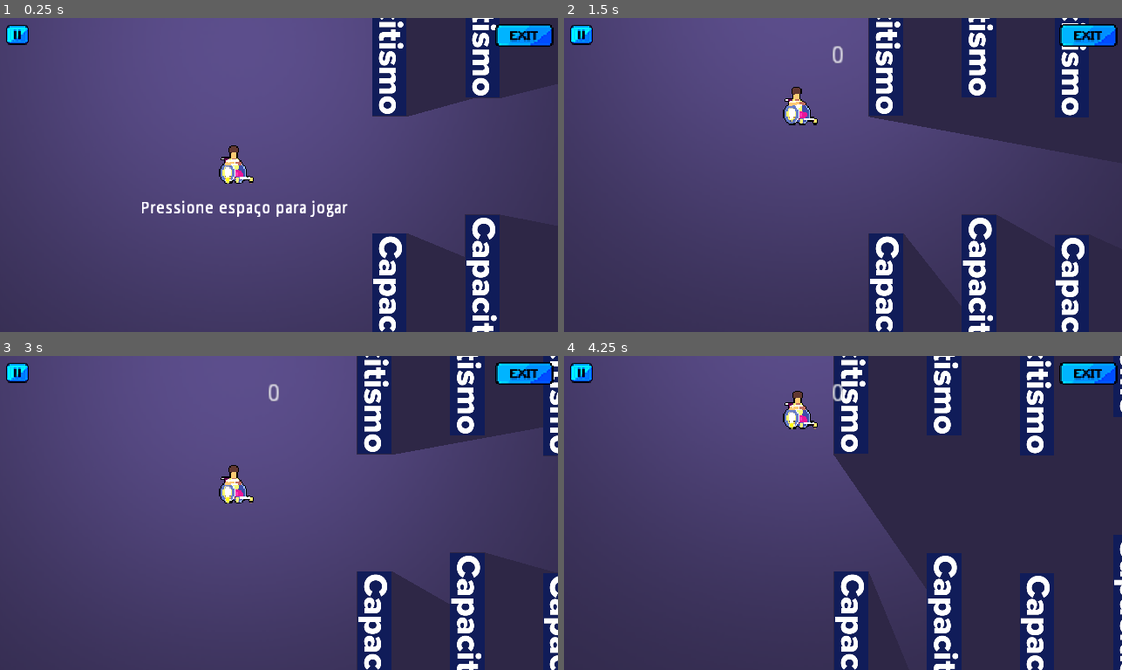
Above: before the commit, frames 1-4 (two rows, left to right).
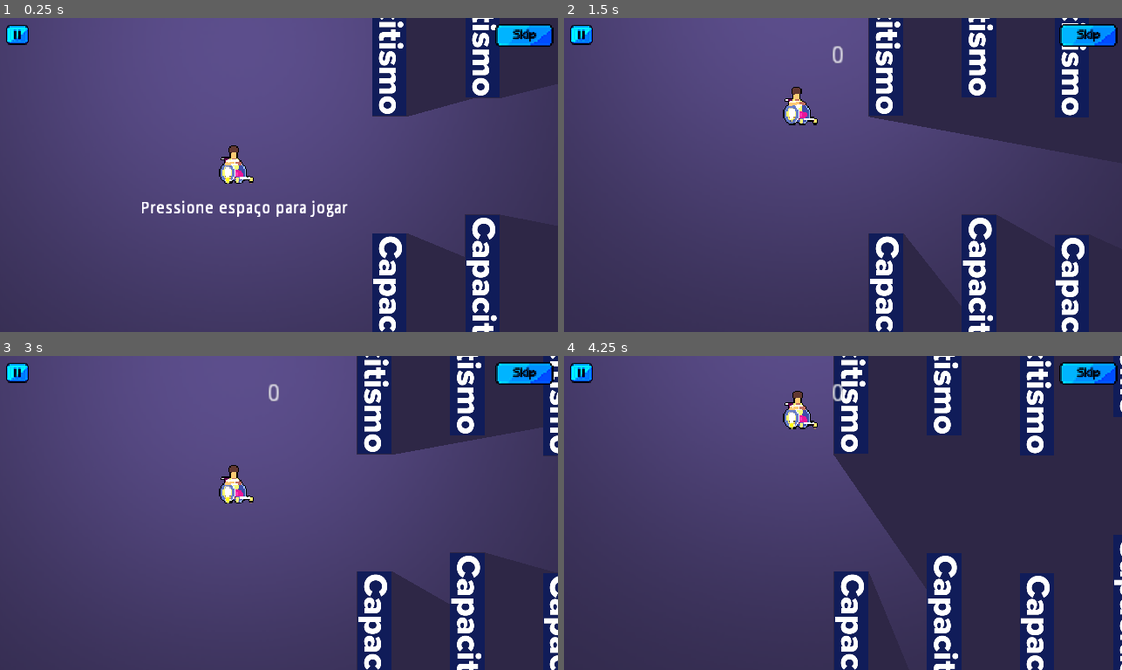
Above: after the commit, the same moments.

Repository: 2022M1T1-Inteli/Memories
Game: Godot game, scene res://Scenes/Level/Cadeirante/Task/PCD-World.tscn
The game is run twice, just before and just after one commit, with the same random seed, the same clock (stepped at 60 frames per second) and the same inputs. This scene is started directly instead of the project's main scene. Sound files missing from this copy of the repository are replaced by a short silence.
Inputs (mouse positions are in pixels of both pictures, inside the frame that each line leads up to):
- Up to frame 1 (0.25 s): no input
- Up to frame 2 (1.5 s): tap Space (FLAP) at 0.5, 0.77, 1.07 s; move the mouse to (965, 159) at 0.52 s; hold Enter (ui_accept) 0.53-1.28 s; hold Right (ui_right) from 0.53 s (still down); move the mouse to (731, 190) at 1.27 s; tap Enter (ui_accept) at 1.35 s
- Up to frame 3 (3 s): tap Space (FLAP) at 1.52, 1.82, 2.75 s; move the mouse to (334, 443) at 2.02 s; release Right (ui_right) at 2.03 s; hold Left (ui_left) 2.03-2.78 s; hold Enter (ui_accept) 2.03-2.78 s; move the mouse to (251, 575) at 2.77 s; hold Right (ui_right) from 2.78 s (still down); tap Enter (ui_accept) at 2.85 s
- Up to frame 4 (4.25 s): keep holding Right (ui_right); tap Space (FLAP) at 3.02, 3.32, 3.77, 4.07 s; move the mouse to (1010, 560) at 3.52 s; hold Enter (ui_accept) from 3.53 s (still down)

The runs differ from the first frame. In frame 1, 0.1% of the frame differs, in the area x 88-100%, y 2-9%; in frame 2, 0.1%; in frame 3, 0.1%; in frame 4, 0.1%.

Commit message:
Jogo Finalizado

Diff:
--- a/src/Memories/Scenes/Buttons/PCDExit.gd
+++ /dev/null
@@ -1,58 +0,0 @@
-extends Button
-export var reference_path = ""
-export(bool) var start_focused = false
-
-#instancia o player do audio click
-onready var audioClick = $Click
-
-#instancia o player do audio click
-onready var audioHover = $Hover
-
-func _ready():
-
-
-#verifica se inciou selecionado
-	if(start_focused):
-		grab_focus()
-
-#conecta o sinal da ação a função
-	connect("mouse_entered",self,"_on_Button_mouse_entered")
-
-#conecta o sinal da ação a função
-	connect("pressed",self,"_on_Button_Pressed")
-
-
-func _on_Button_mouse_entered():
-
-	# função ao passar o mouse em cima setando o design
-	grab_focus()
-
-	#toca o som
-	audioHover.play()
-
-func _on_Button_Pressed():
-
-	# função ao passar o click
-	#verifica se o caminho da cena não esta vazio
-	if(reference_path != ""):
-
-		#se não tiver toca o som de clicado
-		audioClick.play()
-
-		#faz com que o som seja tocado até o seu final
-		yield(audioClick, "finished")
-
-		#troca a cena
-		get_tree().change_scene(reference_path)
-
-	#se estiver vazio o caminho
-	else:
-
-		#toca o som de clicado
-		audioClick.play()
-
-		#faz com que o som seja tocado até o seu final
-		yield(audioClick, "finished")
-
-		#troca a cena
-		get_tree().quit()
--- a/src/Memories/Scenes/Dialogue/Dialogue.gd
+++ b/src/Memories/Scenes/Dialogue/Dialogue.gd
@@ -56,6 +56,7 @@
 func nextPhrase()->void:
 	if Global.posicao_dialogo >= len(dialog[index]["text"]):
 		Global.dialogoAtivo = true
+		Global.posicao_dialogo = 0
 		queue_free()
 	else:
 		finished = false
@@ -89,7 +90,6 @@
 	$No.hide()
 	nextPhrase()
 
-
 func verifcaDiaolog():
 	if Global.dialogo == "cadeirante":
 		index = 0
--- a/src/Memories/Scenes/Dialogue/Enter_Layer.gd
+++ b/src/Memories/Scenes/Dialogue/Enter_Layer.gd
@@ -15,7 +15,6 @@
 
 func _unhandled_input(event):
 	if event.is_action_pressed("ui_accept") and $"../Enter_Layer".visible == true:
-		print(Global.dialogoAtivo)
 		if Global.dialogoAtivo == true:
 			cena = load("res://Scenes/Dialogue/Dialogue.tscn").instance()
 			add_child(cena)
--- a/src/Memories/Scenes/Level/Cadeirante/Congrats.gd
+++ /dev/null
@@ -1,34 +0,0 @@
-extends Node2D
-
-var pagina=0
-
-#texto da pergunta
-var texto=["Assim como você experimentou agora, eu passei ao longo da minha vida por muitos obstáculos...", "Se algum dia fui uma pessoa comum, por mais de 50 anos eu deixei de ser.","Mas eu segui sendo a mesma pessoa, com toda uma história pessoal, sonhos, desejos, conquistas, amores...","E não, não sou especial e nem nada do tipo.", "Assim como eu, outros pessoas com deficiência são iguais a qualquer outra pessoa que você vê por aí.", "Pessoas com histórias pessoais, sonhos, desejos, conquistas, amores...", "Tenho a sorte de ter sido uma pessoa que conquistou influência mundial, e isso permitiu que eu desse mais visibilidade para outros que vivem uma vida de obstáculos como a que eu vivi. ", "Mas isso não significa que o esforço acabou... ", "A luta contra o preconceito e obstáculos tem que acompanhar um esforço ativo, e todos tem que fazer a parte.", "Principalmente aqueles que tem condições de fazer mais por nós!", "Conto com você!"]
-
-var controle = texto.size() - 1
-
-#poem o dialogo inicial na tela
-func _ready():
-	$DialogoFinal.set_bbcode(texto[0])
-
-# vai para a próxima frase
-func vira_pagina():
-
-	#verifica se atingiu a ultima posição do array
-	if(pagina == controle):
-		get_tree().change_scene("res://Scenes/World/World.tscn")
-
-	#troca passando para a proxima fala do array texto
-	if pagina +1< texto.size():
-		pagina +=1
-		$DialogoFinal.set_bbcode(texto[pagina])
-
-#volta para a última frase
-func volta_pagina():
-
-	#troca voltando a antiga fala do array texto (se for a primeira posição, não troca)
-	if pagina != 0:
-		pagina -=1
-		$DialogoFinal.set_bbcode(texto[pagina])
-	if (pagina == 0):
-		get_tree().change_scene("res://Scenes/World/World.tscn")
--- a/src/Memories/Scenes/Level/Cadeirante/Congrats.tscn
+++ /dev/null
@@ -1,112 +0,0 @@
-[gd_scene load_steps=12 format=2]
-
-[ext_resource path="res://Assets/Level/Cadeirante/City/road.png" type="Texture" id=1]
-[ext_resource path="res://Assets/Player/Player.png" type="Texture" id=2]
-[ext_resource path="res://Scenes/Level/Cadeirante/DialogoFinal.gd" type="Script" id=3]
-[ext_resource path="res://Assets/Level/Cadeirante/City/sky.png" type="Texture" id=4]
-[ext_resource path="res://Scenes/Characters/Cadeirante/Cadeirante.tscn" type="PackedScene" id=5]
-[ext_resource path="res://Scenes/Buttons/Previous.tscn" type="PackedScene" id=6]
-[ext_resource path="res://Scenes/Buttons/Next.tscn" type="PackedScene" id=7]
-[ext_resource path="res://Scenes/Buildings/Casa-de-palha.tscn" type="PackedScene" id=8]
-[ext_resource path="res://Scenes/Level/Cadeirante/Congrats.gd" type="Script" id=9]
-
-[sub_resource type="Animation" id=1]
-resource_name = "Idle"
-length = 0.2
-loop = true
-tracks/0/type = "value"
-tracks/0/path = NodePath("Player:frame")
-tracks/0/interp = 1
-tracks/0/loop_wrap = true
-tracks/0/imported = false
-tracks/0/enabled = true
-tracks/0/keys = {
-"times": PoolRealArray( 0, 0.1 ),
-"transitions": PoolRealArray( 1, 1 ),
-"update": 1,
-"values": [ 0, 1 ]
-}
-
-[sub_resource type="Animation" id=2]
-length = 0.001
-tracks/0/type = "value"
-tracks/0/path = NodePath("Player:frame")
-tracks/0/interp = 1
-tracks/0/loop_wrap = true
-tracks/0/imported = false
-tracks/0/enabled = true
-tracks/0/keys = {
-"times": PoolRealArray( 0 ),
-"transitions": PoolRealArray( 1 ),
-"update": 0,
-"values": [ 0 ]
-}
-
-[node name="Congrats" type="Node2D"]
-script = ExtResource( 9 )
-
-[node name="LineEdit" type="RichTextLabel" parent="."]
-margin_right = 320.0
-margin_bottom = 176.0
-custom_colors/default_color = Color( 0, 0, 0, 1 )
-__meta__ = {
-"_edit_use_anchors_": false,
-"_editor_description_": "Parabéns!g"
-}
-
-[node name="Sky" type="Sprite" parent="."]
-position = Vector2( 161.778, 90.5002 )
-scale = Vector2( 0.167593, 0.167593 )
-texture = ExtResource( 4 )
-
-[node name="Road" type="Sprite" parent="."]
-position = Vector2( 160.889, 91.0002 )
-scale = Vector2( 0.167593, 0.167593 )
-texture = ExtResource( 1 )
-
-[node name="Cabana" parent="." instance=ExtResource( 8 )]
-position = Vector2( 158.889, 135 )
-
-[node name="Cadeirante" parent="." instance=ExtResource( 5 )]
-position = Vector2( 164.889, 150 )
-
-[node name="KinematicBody2D" type="KinematicBody2D" parent="."]
-position = Vector2( 209.389, 131.395 )
-scale = Vector2( 0.0223414, 0.0216438 )
-
-[node name="Player" type="Sprite" parent="KinematicBody2D"]
-position = Vector2( 559.5, 1229.22 )
-texture = ExtResource( 2 )
-hframes = 8
-
-[node name="AnimationPlayer" type="AnimationPlayer" parent="KinematicBody2D"]
-autoplay = "Idle"
-playback_speed = 0.6
-anims/Idle = SubResource( 1 )
-anims/RESET = SubResource( 2 )
-
-[node name="Next" parent="." instance=ExtResource( 7 )]
-margin_left = 252.889
-margin_top = 86.0002
-margin_right = 303.889
-margin_bottom = 106.0
-script = null
-
-[node name="Previous" parent="." instance=ExtResource( 6 )]
-margin_left = 14.8893
-margin_top = 85.0002
-margin_right = 64.8893
-margin_bottom = 105.0
-script = null
-
-[node name="DialogoFinal" type="RichTextLabel" parent="."]
-margin_left = 17.0
-margin_top = 8.0
-margin_right = 313.0
-margin_bottom = 83.0
-custom_colors/default_color = Color( 0.980392, 0.980392, 0.980392, 1 )
-custom_colors/font_color_shadow = Color( 0, 0, 0, 1 )
-script = ExtResource( 3 )
-__meta__ = {
-"_edit_use_anchors_": false
-}
--- a/src/Memories/Scenes/Level/Cadeirante/DialogoFinal.gd
+++ /dev/null
@@ -1,19 +0,0 @@
-extends RichTextLabel
-
-
-var filhos = self.get_parent()
-
-onready var btn1 = $"../Previous"
-onready var btn2 = $"../Next"
-
-func _ready():
-	btn1.connect("pressed", self, "_on_Previous_pressed")
-	btn2.connect("pressed", self, "_on_Next_pressed")
-
-#volta a pagina ao apertar o botão[
-func _on_Previous_pressed():
-	self.get_parent().volta_pagina()
-
-#vira a pagina ao apertar o botão
-func _on_Next_pressed():
-	self.get_parent().vira_pagina()
--- a/src/Memories/Scenes/Level/Cadeirante/Task/PCD-World.tscn
+++ b/src/Memories/Scenes/Level/Cadeirante/Task/PCD-World.tscn
@@ -23,6 +23,7 @@
 [ext_resource path="res://Assets/Memorie/Memorie_5.png" type="Texture" id=21]
 [ext_resource path="res://Assets/Memorie/Memorie_0.png" type="Texture" id=22]
 [ext_resource path="res://Scenes/Pause/Pause_Fase_Layer.tscn" type="PackedScene" id=23]
+[ext_resource path="res://Assets/Buttons/Skip.png" type="Texture" id=24]
 
 [sub_resource type="SpriteFrames" id=4]
 animations = [ {
@@ -180,6 +181,7 @@
 margin_right = 316.0
 margin_bottom = -14.0
 custom_styles/normal = SubResource( 1 )
+icon = ExtResource( 24 )
 script = null
 
 [node name="Pause_Button" parent="." instance=ExtResource( 7 )]
@@ -202,7 +204,7 @@
 [node name="AnimatedSprite" type="AnimatedSprite" parent="memoria"]
 scale = Vector2( 0.033, 0.031 )
 frames = SubResource( 5 )
-frame = 9
+frame = 1
 playing = true
 
 [node name="CollisionShape2D" type="CollisionShape2D" parent="memoria"]
@@ -219,7 +221,7 @@
 position = Vector2( 0.222656, -0.258057 )
 scale = Vector2( 0.033, 0.031 )
 frames = SubResource( 7 )
-frame = 7
+frame = 9
 playing = true
 
 [node name="CollisionShape2D2" type="CollisionShape2D" parent="memoria2"]
@@ -237,7 +239,7 @@
 position = Vector2( 0.222656, -0.258057 )
 scale = Vector2( 0.033, 0.031 )
 frames = SubResource( 7 )
-frame = 6
+frame = 8
 playing = true
 
 [node name="CollisionShape2D2" type="CollisionShape2D" parent="memoria3"]
--- a/src/Memories/Scenes/Level/Cadeirante/Task/Player.gd
+++ b/src/Memories/Scenes/Level/Cadeirante/Task/Player.gd
@@ -11,9 +11,7 @@
 var paused = true
 var keyPressed = false
 
-onready var GameOverNode = get_parent().get_parent().get_parent().get_node("GameOverNode")
 onready var canvasLayer = get_parent().get_parent().get_node("CanvasLayer/scoreNow")
-onready var canvasLayerGO = get_parent().get_parent().get_parent().get_node("GameOverNode/CanvasLayerGO/finalScore")
 onready var Global = get_node("/root/VariaveisGlobais")
 
 func _ready():
@@ -73,6 +71,13 @@
 
 #Sai da fase e retorna para o mapa incial
 func _on_PCDexit_pressed():
+	if Global.dialogo == "cadeirante":
+		Global.para_dialogo = 16
+	if Global.dialogo == "homemNegro":
+		Global.para_dialogo = 21
+	if Global.dialogo == "genero":
+		Global.para_dialogo = 0
+	Global.add_dialogo = true
 	get_tree().change_scene("res://Scenes/World/World.tscn")
 	paused = false
 	get_tree().paused = false
--- a/src/Memories/Scenes/Level/Genero/Igualdade De Genero/scenes/Main_charecter/Main_Charecter.tscn
+++ b/src/Memories/Scenes/Level/Genero/Igualdade De Genero/scenes/Main_charecter/Main_Charecter.tscn
@@ -68,10 +68,10 @@
 [node name="Timer" type="Timer" parent="celeste"]
 
 [node name="Pause_Button" parent="celeste" instance=ExtResource( 9 )]
-margin_left = 141.0
-margin_top = -91.0
-margin_right = 161.0
-margin_bottom = -71.0
+margin_left = -155.0
+margin_top = -85.0
+margin_right = -135.0
+margin_bottom = -65.0
 
 [node name="Pause_Layer" parent="." instance=ExtResource( 10 )]
 
--- a/src/Memories/Scenes/Level/Racial/Reload/Area2D.gd
+++ b/src/Memories/Scenes/Level/Racial/Reload/Area2D.gd
@@ -1,6 +1,7 @@
 extends Area2D
 
 var cont = 0
+onready var Global = get_node("/root/VariaveisGlobais")
 
 #botão definido
 func _ready():
@@ -13,4 +14,11 @@
 
 #recarregar a cena
 func _on_Button_pressed():
+	if Global.dialogo == "cadeirante":
+		Global.para_dialogo = 16
+	if Global.dialogo == "homemNegro":
+		Global.para_dialogo = 21
+	if Global.dialogo == "genero":
+		Global.para_dialogo = 0
+	Global.add_dialogo = true
 	get_tree().change_scene("res://Scenes/World/World.tscn")
--- a/src/Memories/Scenes/Level/Racial/World/Mundo.tscn
+++ b/src/Memories/Scenes/Level/Racial/World/Mundo.tscn
@@ -12,8 +12,8 @@
 [ext_resource path="res://Assets/World/Arvores Racial.png" type="Texture" id=10]
 [ext_resource path="res://Scenes/Pause/Pause_Fase_Button.tscn" type="PackedScene" id=11]
 [ext_resource path="res://Assets/Music and Sounds/Music.mp3" type="AudioStream" id=12]
+[ext_resource path="res://Assets/Buttons/Skip.png" type="Texture" id=13]
 [ext_resource path="res://Scenes/Level/Racial/World/Chegada Branco.gd" type="Script" id=15]
-[ext_resource path="res://Assets/Buttons/Exit.png" type="Texture" id=16]
 [ext_resource path="res://Scenes/Level/Racial/Memories/memoria.tscn" type="PackedScene" id=17]
 
 [sub_resource type="RectangleShape2D" id=1]
@@ -140,7 +140,7 @@
 margin_top = -50.0
 margin_right = 547.0
 margin_bottom = -24.0
-icon = ExtResource( 16 )
+icon = ExtResource( 13 )
 flat = true
 __meta__ = {
 "_edit_use_anchors_": false
Binary file added: src/Memories/Assets/Buttons/Skip.png
Not shown, added: src/Memories/Assets/Buttons/Skip.png.import
Not shown: 1 places in src/Memories/Scenes/Level/Cadeirante/Task/PCD-World.tscn that only renumber resources
